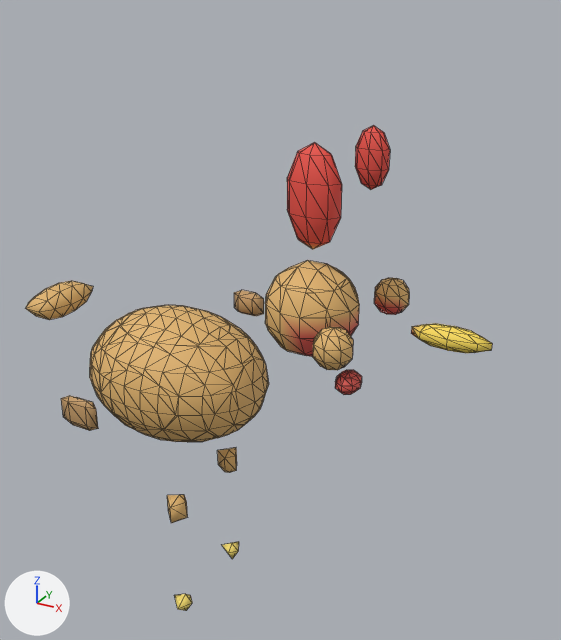
The glTF model assets/animals/src/chicken.glb as it was, and as the next commit left it.
Before and after are seen from a camera (50 mm lens) standing at (0.343, -0.451, 0.512) and looking at (0.083, 0.022, 0.275). The axes (+X, +Y, +Z) are drawn at lower left. The lights are the same throughout. The picture after the commit comes second. Mesh edges are drawn as thin lines. Vertices at exactly the same position are counted once.

Objects in the first picture: 'chicken'.
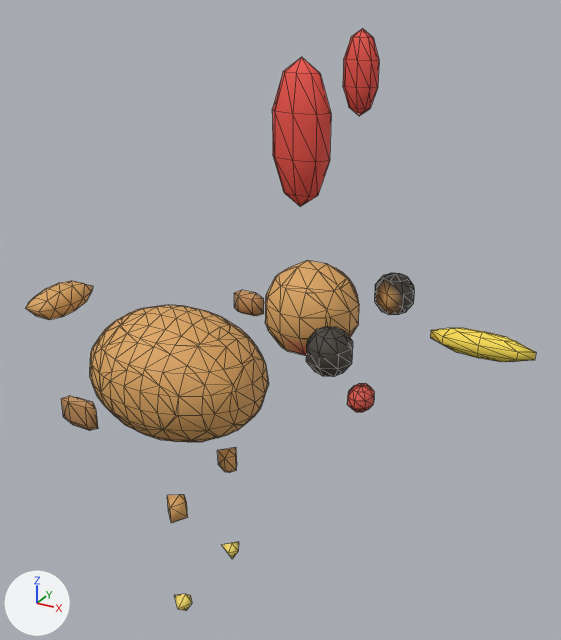
What differs and where, as boxes [x1, y1, x2, y2] in the pictures (561 x 640 px):
'chicken', reshaped (9% wider, 20% taller)
    before: [25, 126, 492, 611]
    after: [25, 28, 536, 611]
part 1 of me_mesh, added
    after: [272, 57, 331, 207]
part 2 of me_mesh, added
    after: [343, 28, 379, 116]
part 3 of me_mesh, added
    after: [430, 328, 536, 362]
part 4 of me_mesh, added
    after: [375, 273, 414, 315]
part 5 of me_mesh, added
    after: [306, 326, 353, 377]
part 6 of me_mesh, added
    after: [347, 383, 374, 412]
part 7 of me_mesh, deleted
    before: [287, 126, 492, 395]
part 8 of me_mesh, recoloured
    both: [25, 261, 359, 516]

Patch to the scene script:
```diff
--- a/assets/animals/src/chicken.glb.py
+++ b/assets/animals/src/chicken.glb.py
@@ me_mesh @@
 # used by ob_chicken; location = (0.0, 0.0, 0.0)
-me_mesh.from_pydata(...)  # 720 vertices, 1380 faces; spans x -0.139..0.247, y -0.114..0.114, z 0.011..0.43
+me_mesh.from_pydata(...)  # 720 vertices, 1380 faces; spans x -0.139..0.273, y -0.114..0.114, z 0.011..0.485
+# me_mesh part 1: a new loose piece, a UV sphere (8 segments, 5 rings, poles along z) spanning x 0.089..0.131, y -0.011..0.011, z 0.372..0.468, in mat_chickenmat
+# me_mesh part 2: a new loose piece, a UV sphere (8 segments, 5 rings, poles along z) spanning x 0.138..0.162, y -0.006..0.006, z 0.435..0.485, in mat_chickenmat
+# me_mesh part 3: a new loose piece, a UV sphere (8 segments, 5 rings, poles along z) spanning x 0.207..0.273, y -0.008..0.008, z 0.291..0.309, in mat_chickenmat
+# me_mesh part 4: a new loose piece, a UV sphere (8 segments, 5 rings, poles along z) spanning x 0.145..0.175, y 0.04..0.07, z 0.284..0.316, in mat_chickenmat
+# me_mesh part 5: a new loose piece, a UV sphere (8 segments, 5 rings, poles along z) spanning x 0.145..0.175, y -0.07..-0.04, z 0.284..0.316, in mat_chickenmat
+# me_mesh part 6: a new loose piece, a UV sphere (8 segments, 5 rings, poles along z) spanning x 0.151..0.169, y -0.012..0.012, z 0.23..0.25, in mat_chickenmat
+# me_mesh part 7: 6 loose pieces with 204 vertices, spanning x 0.1..0.247, y -0.063..0.063, z 0.242..0.43, are deleted
+# me_mesh part 8: 996 kept faces spanning x -0.139..0.153, y -0.114..0.114, z 0.011..0.333 get new vertex colours; the middle colour goes from orange #e2b56f to orange #dda661
 me_mesh.materials.append(mat_chickenmat)
```
